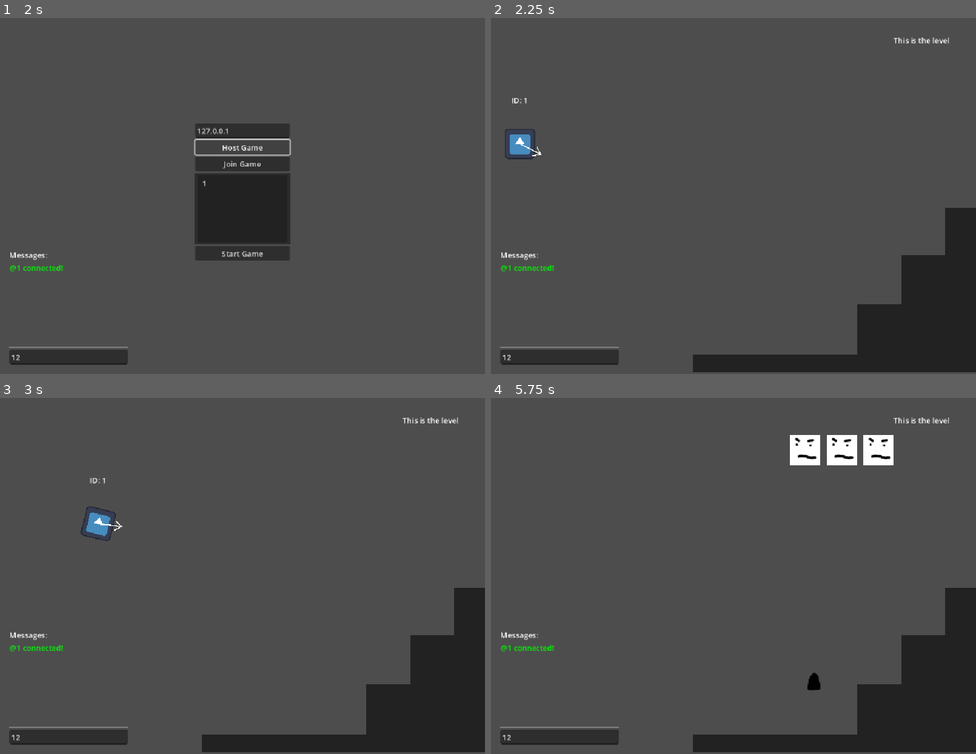
Above: before the commit, frames 1-4 (two rows, left to right).
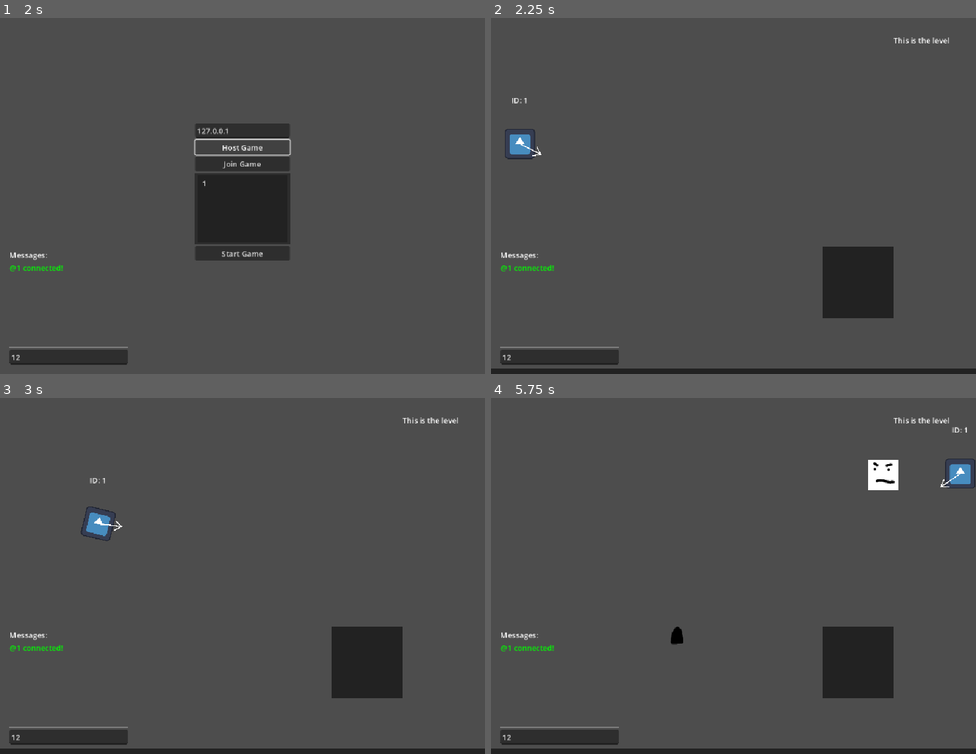
Above: after the commit, the same moments.

Repository: ssebs/multiplayer-poc-godot
Game: Godot game, scene res://scenes/game_main.tscn
Two runs of this game, one before a commit and one after it. Both use one fixed random seed, a clock stepped at 60 frames per second and the inputs below. The engine's default icon, where the game draws it, is replaced by a stand-in: a white triangle on a blue panel in a dark square.
Inputs (mouse positions are in pixels of both pictures, inside the frame that each line leads up to):
- Up to frame 1 (2 s): click (67, 356) at 0.52 s; type "12" at 0.6 s; click "Host Game" at 1.25 s
- Up to frame 2 (2.25 s): click "Start Game" at 2 s
- Up to frame 3 (3 s): tap Enter at 2.75 s; move the mouse to (349, 554) at 2.77 s; hold D (move_right) from 2.78 s (still down); tap R (rotate) at 2.85 s
- Up to frame 4 (5.75 s): move the mouse to (636, 590) at 3.52 s; release D (move_right) at 3.53 s; hold S (move_down) 3.53-4.28 s; tap Space (shoot) at 3.6, 5.1 s; move the mouse to (782, 490) at 4.27 s; hold D (move_right) 4.28-5.03 s; tap R (rotate) at 4.35 s; move the mouse to (709, 643) at 5.02 s; hold W (move_up) from 5.03 s (still down)

Frame 1 is identical in both runs. In frame 2, 12% of the frame differs, in the area x 0-100%, y 53-100%; in frame 3, 12%; in frame 4, 15%, in the area x 0-100%, y 8-100%.

Commit message:
enemies but they move weird

Diff:
--- a/project.godot
+++ b/project.godot
@@ -24,6 +24,7 @@
 [global_group]
 
 enemies=""
+players=""
 
 [input]
 
--- a/scenes/enemy.tscn
+++ b/scenes/enemy.tscn
@@ -1,6 +1,7 @@
-[gd_scene load_steps=4 format=3 uid="uid://d2htt6qyxx32m"]
+[gd_scene load_steps=5 format=3 uid="uid://d2htt6qyxx32m"]
 
 [ext_resource type="Texture2D" uid="uid://cvr8c3uf1fb7r" path="res://assets/enemy.png" id="1_7p1mj"]
+[ext_resource type="Script" uid="uid://v0ekj0x0e8tw" path="res://scripts/enemy.gd" id="1_md0e3"]
 
 [sub_resource type="RectangleShape2D" id="RectangleShape2D_md0e3"]
 size = Vector2(68, 68)
@@ -10,9 +11,10 @@
 properties/0/spawn = true
 properties/0/replication_mode = 1
 
-[node name="Enemy" type="CharacterBody2D" groups=["enemies"]]
+[node name="Enemy" type="Area2D" groups=["enemies"]]
 collision_layer = 3
 collision_mask = 2
+script = ExtResource("1_md0e3")
 metadata/_edit_horizontal_guides_ = [-72.0]
 
 [node name="CollisionShape2D" type="CollisionShape2D" parent="."]
@@ -23,3 +25,7 @@
 
 [node name="MultiplayerSynchronizer" type="MultiplayerSynchronizer" parent="."]
 replication_config = SubResource("SceneReplicationConfig_7p1mj")
+
+[node name="NavTimer" type="Timer" parent="."]
+unique_name_in_owner = true
+wait_time = 0.5
--- a/scenes/level.tscn
+++ b/scenes/level.tscn
@@ -1,4 +1,10 @@
-[gd_scene format=3 uid="uid://dr13ubq5426k5"]
+[gd_scene load_steps=3 format=3 uid="uid://dr13ubq5426k5"]
+
+[sub_resource type="RectangleShape2D" id="RectangleShape2D_rd3vj"]
+size = Vector2(1024, 12)
+
+[sub_resource type="RectangleShape2D" id="RectangleShape2D_2q6dc"]
+size = Vector2(150, 150)
 
 [node name="Level" type="Node2D"]
 
@@ -18,40 +24,36 @@
 offset_bottom = 75.0
 text = "This is the level"
 
-[node name="ColorRect2" type="ColorRect" parent="Stuff"]
-offset_left = 426.0
-offset_top = 727.0
-offset_right = 1038.0
-offset_bottom = 764.0
+[node name="StaticBody2D" type="StaticBody2D" parent="Stuff"]
+
+[node name="CollisionPolygon2D" type="CollisionPolygon2D" parent="Stuff/StaticBody2D"]
+build_mode = 1
+polygon = PackedVector2Array(0, 0, 0, 768, 1024, 768, 1024, 0)
+
+[node name="StaticBody2D2" type="StaticBody2D" parent="Stuff"]
+
+[node name="ColorRect2" type="ColorRect" parent="Stuff/StaticBody2D2"]
+offset_top = 756.0
+offset_right = 1024.0
+offset_bottom = 768.0
 color = Color(0.13333334, 0.13333334, 0.13333334, 1)
 
-[node name="ColorRect4" type="ColorRect" parent="Stuff"]
-offset_left = 774.0
-offset_top = 620.0
-offset_right = 871.0
-offset_bottom = 728.0
+[node name="CollisionShape2D" type="CollisionShape2D" parent="Stuff/StaticBody2D2"]
+position = Vector2(512, 762)
+shape = SubResource("RectangleShape2D_rd3vj")
+
+[node name="StaticBody2D3" type="StaticBody2D" parent="Stuff"]
+
+[node name="ColorRect2" type="ColorRect" parent="Stuff/StaticBody2D3"]
+offset_left = 700.0
+offset_top = 500.0
+offset_right = 850.0
+offset_bottom = 650.0
 color = Color(0.13333334, 0.13333334, 0.13333334, 1)
 
-[node name="ColorRect5" type="ColorRect" parent="Stuff"]
-offset_left = 867.0
-offset_top = 518.0
-offset_right = 964.0
-offset_bottom = 626.0
-color = Color(0.13333334, 0.13333334, 0.13333334, 1)
-
-[node name="ColorRect6" type="ColorRect" parent="Stuff"]
-offset_left = 867.0
-offset_top = 518.0
-offset_right = 964.0
-offset_bottom = 730.0
-color = Color(0.13333334, 0.13333334, 0.13333334, 1)
-
-[node name="ColorRect7" type="ColorRect" parent="Stuff"]
-offset_left = 959.0
-offset_top = 418.0
-offset_right = 1056.0
-offset_bottom = 736.0
-color = Color(0.13333334, 0.13333334, 0.13333334, 1)
+[node name="CollisionShape2D" type="CollisionShape2D" parent="Stuff/StaticBody2D3"]
+position = Vector2(775, 575)
+shape = SubResource("RectangleShape2D_2q6dc")
 
 [node name="EnemySpawner" type="MultiplayerSpawner" parent="."]
 _spawnable_scenes = PackedStringArray("uid://d2htt6qyxx32m")
--- a/scenes/networked_player.tscn
+++ b/scenes/networked_player.tscn
@@ -53,7 +53,7 @@
 &"rotate_360": SubResource("Animation_b60ip")
 }
 
-[node name="NetworkedPlayer" type="CharacterBody2D"]
+[node name="NetworkedPlayer" type="CharacterBody2D" groups=["players"]]
 script = ExtResource("1_jx0ca")
 
 [node name="MultiplayerSynchronizer" type="MultiplayerSynchronizer" parent="."]
--- a/scripts/bullet.gd
+++ b/scripts/bullet.gd
@@ -7,7 +7,7 @@
 
 func _ready():
     timer.timeout.connect(on_timeout)
-    body_entered.connect(on_body_entered)
+    area_entered.connect(on_area_entered)
 
 #region movement
 func _physics_process(delta):
@@ -19,9 +19,10 @@
     timer.start()
 #endregion
 
-func on_body_entered(body: Node2D):
-    if body.is_in_group("enemies"):
-        body.queue_free()
+func on_area_entered(area: Area2D):
+    if area.is_in_group("enemies"):
+        area = area as Enemy
+        area.die()
 
 func on_timeout():
     queue_free()
--- /dev/null
+++ b/scripts/enemy.gd
@@ -0,0 +1,43 @@
+class_name Enemy extends Area2D
+
+# TODO: find closes player & move twd them
+# on hit, do player dmg
+@onready var nav_timer: Timer = %NavTimer
+
+var move_target: Vector2 = Vector2.ZERO
+var speed = 1
+
+func _ready():
+    nav_timer.timeout.connect(nav_to_nearest_player)
+    nav_timer.start()
+
+func nav_to_nearest_player():
+    var closest_player = _get_closest_player_or_null()
+    if closest_player == null:
+        printerr("Can't nav to closest player since they're null")
+        return
+    move_target = closest_player.global_position
+
+func die():
+    print("owie")
+    queue_free()
+
+func _physics_process(delta):
+    if move_target != Vector2.ZERO:
+        print("move_target: %s" % move_target)
+        global_position += move_target * speed * delta
+
+
+func _get_closest_player_or_null() -> NetworkedPlayer:
+    var all_players = get_tree().get_nodes_in_group("players")
+    var closest_player = null
+
+    if (all_players.size() > 0):
+        closest_player = all_players[0]
+        for player in all_players:
+            var distance_to_this_player = global_position.distance_squared_to(player.global_position)
+            var distance_to_closest_player = global_position.distance_squared_to(closest_player.global_position)
+            if (distance_to_this_player < distance_to_closest_player):
+                closest_player = player
+
+    return closest_player
--- a/scripts/multiplayer_manager.gd
+++ b/scripts/multiplayer_manager.gd
@@ -68,7 +68,7 @@
 func _spawn_enemy():
     print("Spawning enemy")
     const ENEMY_WIDTH = 68.0
-    var enemy_to_add = enemy_scene.instantiate() as CharacterBody2D
+    var enemy_to_add = enemy_scene.instantiate() as Enemy
     enemies_spawn_node.add_child(enemy_to_add, true)
     enemy_to_add.position.x -= enemies_spawn_node.get_child_count()  * (ENEMY_WIDTH + SPAWN_SPACING)
 
Not shown, added: scripts/enemy.gd.uid
